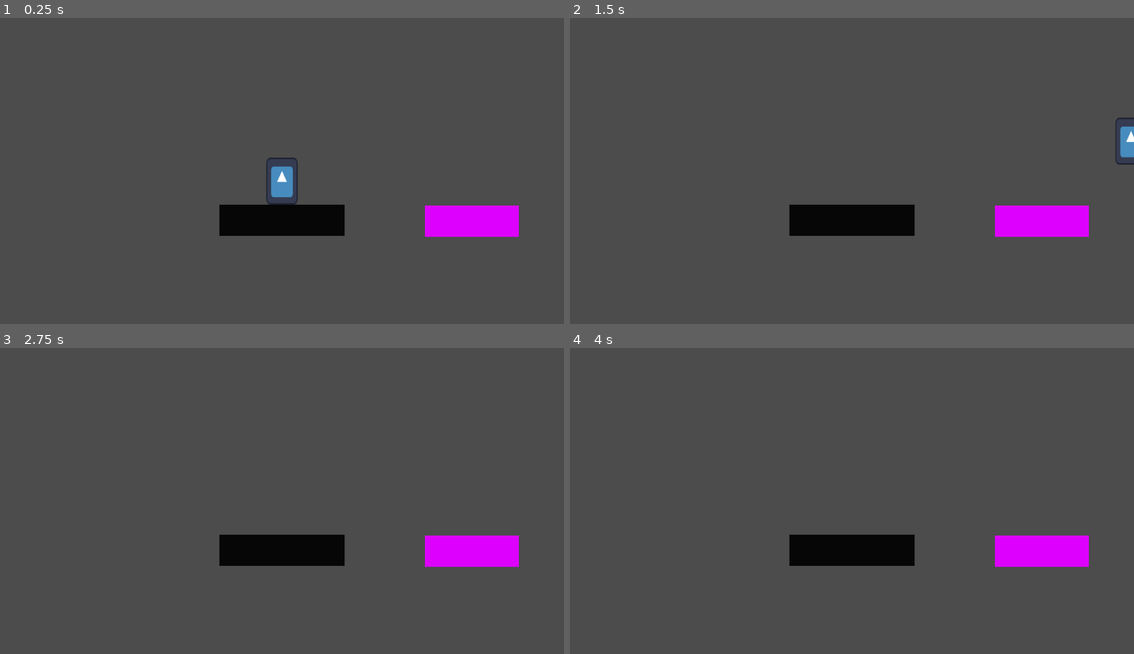
Above: before the commit, frames 1-4 (two rows, left to right).
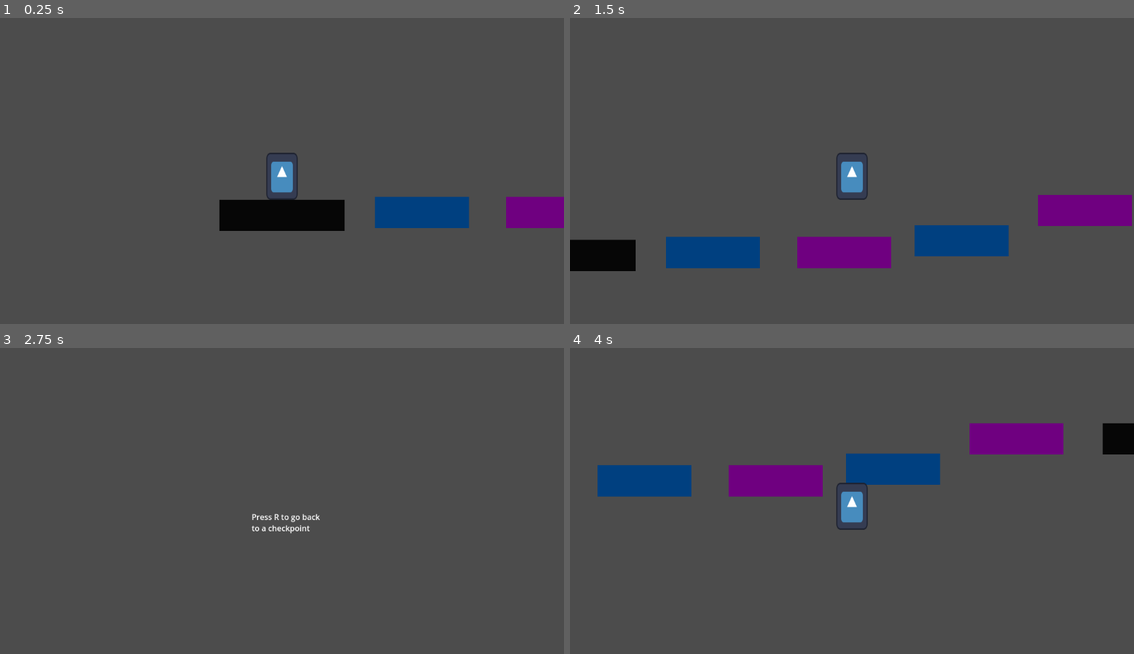
Above: after the commit, the same moments.

Repository: Smartoom/BeatBlocksPlatformer
Game: Godot game, scene res://Scenes/test_level.tscn
The game is run twice, just before and just after one commit, with the same random seed, the same clock (stepped at 60 frames per second) and the same inputs. Before the commit the project starts from res://test_level.tscn. The engine's default icon, where the game draws it, is replaced by a stand-in: a white triangle on a blue panel in a dark square.
Inputs:
- Up to frame 1 (0.25 s): no input
- Up to frame 2 (1.5 s): tap Enter at 0.5 s; hold D (Right) from 0.53 s (still down); tap Up (Up) at 0.77 s
- Up to frame 3 (2.75 s): tap Up (Up) at 1.52 s; release D (Right) at 2.03 s; hold Left (Left) from 2.03 s (still down)
- Up to frame 4 (4 s): tap R (Restart, bound only after the commit) at 2.75 s; release Left (Left) at 2.78 s; hold D (Right) from 2.78 s (still down); tap Up (Up) at 3.02, 3.77 s

The runs differ from the first frame. In frame 1, 4.8% of the frame differs, in the area x 38-100%, y 44-72%; in frame 2, 12%, in the area x 0-100%, y 32-83%; in frame 3, 4.2%; in frame 4, 12%.
Error after the commit: Cannot call method 'connect' on a null value. (res://Scripts/color_switch_block.gd:17)

Commit message:
platforms checkpoints restart prompt area

Diff:
--- /dev/null
+++ b/beatblocksplatformer2d/Scenes/check_point_area.tscn
@@ -0,0 +1,15 @@
+[gd_scene load_steps=3 format=3 uid="uid://bx1hnhn2b7vsx"]
+
+[ext_resource type="Script" uid="uid://umohdawljbbx" path="res://Scripts/check_point_area.gd" id="1_rtihe"]
+
+[sub_resource type="RectangleShape2D" id="RectangleShape2D_gbhdq"]
+size = Vector2(127, 79)
+
+[node name="CheckPointArea" type="Area2D"]
+script = ExtResource("1_rtihe")
+
+[node name="CollisionShape2D" type="CollisionShape2D" parent="."]
+position = Vector2(0.5, -12.5)
+shape = SubResource("RectangleShape2D_gbhdq")
+
+[connection signal="body_entered" from="." to="." method="_on_body_entered"]
--- a/beatblocksplatformer2d/player_body_2d.tscn
+++ b/beatblocksplatformer2d/Scenes/player_body_2d.tscn
@@ -1,6 +1,6 @@
 [gd_scene load_steps=4 format=3 uid="uid://bpgubtw7fh7nx"]
 
-[ext_resource type="Script" uid="uid://bha3eoii8jk02" path="res://player_body_2d.gd" id="1_d1l6g"]
+[ext_resource type="Script" uid="uid://bha3eoii8jk02" path="res://Scripts/player_body_2d.gd" id="1_d1l6g"]
 [ext_resource type="Texture2D" uid="uid://dprcy4mh6ptl5" path="res://icon.svg" id="1_m0wu6"]
 
 [sub_resource type="RectangleShape2D" id="RectangleShape2D_d1l6g"]
--- /dev/null
+++ b/beatblocksplatformer2d/Scenes/static_block.tscn
@@ -0,0 +1,16 @@
+[gd_scene load_steps=2 format=3 uid="uid://c2vodpblxfv33"]
+
+[sub_resource type="RectangleShape2D" id="RectangleShape2D_1c2mv"]
+size = Vector2(128, 32)
+
+[node name="StaticBlock" type="StaticBody2D"]
+
+[node name="CollisionShape2D" type="CollisionShape2D" parent="."]
+shape = SubResource("RectangleShape2D_1c2mv")
+
+[node name="ColorRect" type="ColorRect" parent="."]
+offset_left = -64.0
+offset_top = -16.0
+offset_right = 64.0
+offset_bottom = 16.0
+color = Color(0.0475577, 0.0475576, 0.0475576, 1)
--- /dev/null
+++ b/beatblocksplatformer2d/Scenes/static_block_short.tscn
@@ -0,0 +1,15 @@
+[gd_scene load_steps=3 format=3 uid="uid://iba0fqb4f2hh"]
+
+[ext_resource type="PackedScene" uid="uid://c2vodpblxfv33" path="res://Scenes/static_block.tscn" id="1_pgbdo"]
+
+[sub_resource type="RectangleShape2D" id="RectangleShape2D_7pg51"]
+size = Vector2(48, 32)
+
+[node name="StaticBlockShort" instance=ExtResource("1_pgbdo")]
+
+[node name="CollisionShape2D" parent="." index="0"]
+shape = SubResource("RectangleShape2D_7pg51")
+
+[node name="ColorRect" parent="." index="1"]
+offset_left = -24.0
+offset_right = 24.0
--- /dev/null
+++ b/beatblocksplatformer2d/Scenes/switch_block_base.tscn
@@ -0,0 +1,19 @@
+[gd_scene load_steps=3 format=3 uid="uid://bw6ddn1vqqjmy"]
+
+[ext_resource type="Script" uid="uid://bp26x4heddkif" path="res://Scripts/color_switch_block.gd" id="1_f1iqt"]
+
+[sub_resource type="RectangleShape2D" id="RectangleShape2D_eiowo"]
+size = Vector2(96, 32)
+
+[node name="SwitchBlockBase" type="StaticBody2D"]
+script = ExtResource("1_f1iqt")
+
+[node name="ColorRect" type="ColorRect" parent="."]
+z_index = -5
+offset_left = -48.0
+offset_top = -16.0
+offset_right = 48.0
+offset_bottom = 16.0
+
+[node name="CollisionShape2D" type="CollisionShape2D" parent="."]
+shape = SubResource("RectangleShape2D_eiowo")
--- /dev/null
+++ b/beatblocksplatformer2d/Scenes/switch_block_blue.tscn
@@ -0,0 +1,9 @@
+[gd_scene load_steps=2 format=3 uid="uid://bqvn07c45vqbj"]
+
+[ext_resource type="PackedScene" uid="uid://bw6ddn1vqqjmy" path="res://Scenes/switch_block_base.tscn" id="1_lixv2"]
+
+[node name="SwitchBlockBlue" instance=ExtResource("1_lixv2")]
+active = true
+
+[node name="ColorRect" parent="." index="0"]
+color = Color(0, 0.505882, 1, 1)
--- /dev/null
+++ b/beatblocksplatformer2d/Scenes/switch_block_pink.tscn
@@ -0,0 +1,8 @@
+[gd_scene load_steps=2 format=3 uid="uid://b0bwyu5xge2vl"]
+
+[ext_resource type="PackedScene" uid="uid://bw6ddn1vqqjmy" path="res://Scenes/switch_block_base.tscn" id="1_c0amg"]
+
+[node name="SwitchBlockPink" instance=ExtResource("1_c0amg")]
+
+[node name="ColorRect" parent="." index="0"]
+color = Color(0.87451, 0, 1, 1)
--- /dev/null
+++ b/beatblocksplatformer2d/Scenes/test_level.tscn
@@ -0,0 +1,102 @@
+[gd_scene load_steps=12 format=3 uid="uid://b0n6yfvxbdwvv"]
+
+[ext_resource type="PackedScene" uid="uid://bpgubtw7fh7nx" path="res://Scenes/player_body_2d.tscn" id="1_gojnm"]
+[ext_resource type="Script" uid="uid://ck8blgayaojer" path="res://Scripts/beat_emitter.gd" id="2_1c2mv"]
+[ext_resource type="AudioStream" uid="uid://bqcjohmmdbm5e" path="res://sfx/bvom.wav" id="2_sb12i"]
+[ext_resource type="PackedScene" uid="uid://bqvn07c45vqbj" path="res://Scenes/switch_block_blue.tscn" id="3_4ptq8"]
+[ext_resource type="PackedScene" uid="uid://c2vodpblxfv33" path="res://Scenes/static_block.tscn" id="4_lnbra"]
+[ext_resource type="PackedScene" uid="uid://b0bwyu5xge2vl" path="res://Scenes/switch_block_pink.tscn" id="4_sb12i"]
+[ext_resource type="PackedScene" uid="uid://iba0fqb4f2hh" path="res://Scenes/static_block_short.tscn" id="7_3ihge"]
+[ext_resource type="PackedScene" uid="uid://bx1hnhn2b7vsx" path="res://Scenes/check_point_area.tscn" id="8_6emce"]
+[ext_resource type="Script" uid="uid://dk0uusav7p0ws" path="res://Scripts/restart_checkpoint_handler.gd" id="8_lnbra"]
+
+[sub_resource type="Environment" id="Environment_gojnm"]
+background_mode = 3
+glow_enabled = true
+glow_blend_mode = 1
+
+[sub_resource type="RectangleShape2D" id="RectangleShape2D_sb12i"]
+size = Vector2(2569, 575)
+
+[node name="TestLevel" type="Node2D"]
+
+[node name="BeatEmitter" type="Node" parent="."]
+script = ExtResource("2_1c2mv")
+
+[node name="Timer" type="Timer" parent="BeatEmitter"]
+autostart = true
+
+[node name="AudioStreamPlayer2D" type="AudioStreamPlayer2D" parent="BeatEmitter"]
+stream = ExtResource("2_sb12i")
+
+[node name="WorldEnvironment" type="WorldEnvironment" parent="."]
+environment = SubResource("Environment_gojnm")
+
+[node name="PlayerBody2D" parent="." groups=["Player"] instance=ExtResource("1_gojnm")]
+
+[node name="Camera2D" type="Camera2D" parent="PlayerBody2D"]
+zoom = Vector2(2, 2)
+limit_left = -500
+limit_top = -500
+limit_right = 1500
+limit_bottom = 500
+editor_draw_limits = true
+
+[node name="Enviroment" type="Node" parent="."]
+
+[node name="StaticBlock" parent="Enviroment" instance=ExtResource("4_lnbra")]
+position = Vector2(0, 45)
+
+[node name="StaticBlock2" parent="Enviroment" instance=ExtResource("4_lnbra")]
+position = Vector2(675, -1)
+
+[node name="SwitchBlockBlue" parent="Enviroment" instance=ExtResource("3_4ptq8")]
+position = Vector2(143, 42)
+
+[node name="SwitchBlockBlue2" parent="Enviroment" instance=ExtResource("3_4ptq8")]
+position = Vector2(397, 30)
+
+[node name="SwitchBlockPink" parent="Enviroment" instance=ExtResource("4_sb12i")]
+position = Vector2(277, 42)
+
+[node name="SwitchBlockPink2" parent="Enviroment" instance=ExtResource("4_sb12i")]
+position = Vector2(523, -1)
+
+[node name="StaticBlockShort" parent="Enviroment" instance=ExtResource("7_3ihge")]
+position = Vector2(288, -247)
+
+[node name="RestartHandler" type="Node" parent="." node_paths=PackedStringArray("checkpoints")]
+script = ExtResource("8_lnbra")
+checkpoints = [NodePath("CheckPointArea"), NodePath("CheckPointArea2")]
+
+[node name="RestartPromptArea" type="Area2D" parent="RestartHandler"]
+
+[node name="CollisionShape2D" type="CollisionShape2D" parent="RestartHandler/RestartPromptArea"]
+position = Vector2(211.5, 665.5)
+shape = SubResource("RectangleShape2D_sb12i")
+
+[node name="CanvasLayer" type="CanvasLayer" parent="RestartHandler"]
+
+[node name="RichTextLabel" type="RichTextLabel" parent="RestartHandler/CanvasLayer"]
+visible = false
+z_index = 50
+anchors_preset = 8
+anchor_left = 0.5
+anchor_top = 0.5
+anchor_right = 0.5
+anchor_bottom = 0.5
+offset_left = -62.0
+offset_top = 10.0
+offset_right = 100.0
+offset_bottom = 60.0
+grow_horizontal = 2
+grow_vertical = 2
+text = "Press R to go back to a checkpoint"
+
+[node name="CheckPointArea" parent="RestartHandler" instance=ExtResource("8_6emce")]
+
+[node name="CheckPointArea2" parent="RestartHandler" instance=ExtResource("8_6emce")]
+position = Vector2(673, -48)
+
+[connection signal="timeout" from="BeatEmitter/Timer" to="BeatEmitter" method="_on_timer_timeout"]
+[connection signal="body_entered" from="RestartHandler/RestartPromptArea" to="RestartHandler" method="_on_restart_prompt_area_body_entered"]
--- /dev/null
+++ b/beatblocksplatformer2d/Scripts/beat_emitter.gd
@@ -0,0 +1,9 @@
+extends Node
+
+signal beat
+
+@onready var audioPlayer := $AudioStreamPlayer2D
+
+func _on_timer_timeout() -> void:
+	beat.emit()
+	audioPlayer.play()
--- /dev/null
+++ b/beatblocksplatformer2d/Scripts/check_point_area.gd
@@ -0,0 +1,4 @@
+extends Area2D
+
+func _on_body_entered(body: Node2D) -> void:
+	get_parent().set_new_check_point(self)
--- /dev/null
+++ b/beatblocksplatformer2d/Scripts/color_switch_block.gd
@@ -0,0 +1,34 @@
+extends StaticBody2D
+
+@onready var visual := $ColorRect
+@onready var collisionShape := $CollisionShape2D
+
+@export var darkenedColorDarkness :float = 0.5
+var darkColor : Color
+var normalColor :Color
+
+@export var active : bool
+
+func _ready() -> void:
+	normalColor = visual.color
+	darkColor = normalColor.darkened(darkenedColorDarkness)
+
+	disable()
+	get_tree().root.get_child(0).get_node("BeatEmitter").connect("beat",on_beat_change)
+
+func on_beat_change():
+	active = not active
+	if active:
+		enable()
+	else:
+		disable()
+
+func enable():
+	visual.color =  normalColor
+	collisionShape.disabled = false
+func disable():
+	visual.color = darkColor
+	collisionShape.disabled = true
+
+func _process(delta: float) -> void:
+	pass
--- /dev/null
+++ b/beatblocksplatformer2d/Scripts/restart_checkpoint_handler.gd
@@ -0,0 +1,22 @@
+extends Node
+
+@export var checkpoints:Array[Node2D]
+var last_checkpoint :int = 0
+@onready var restart_prompt := $CanvasLayer/RichTextLabel
+#var should_prompt_restart = false
+
+func _process(delta: float) -> void:
+	if Input.is_action_just_pressed("Restart"):
+		var player_node = get_tree().get_first_node_in_group("Player")
+		player_node.position = checkpoints.get(last_checkpoint).global_position
+		restart_prompt.visible = false
+
+
+func _on_restart_prompt_area_body_entered(body : Node2D) -> void:
+	restart_prompt.visible = true
+
+func set_new_check_point (new_check_point : Node2D):
+	last_checkpoint = checkpoints.find(new_check_point)
+
+func set_new_check_point_int (new_check_point:int):
+	last_checkpoint = new_check_point
--- a/beatblocksplatformer2d/beat_emitter.gd
+++ /dev/null
@@ -1,14 +0,0 @@
-extends Node
-
-signal beat
-# Called when the node enters the scene tree for the first time.
-func _ready() -> void:
-	pass # Replace with function body.
-
-
-func _process(delta: float) -> void:
-	pass
-
-
-func _on_timer_timeout() -> void:
-	beat.emit()
--- a/beatblocksplatformer2d/project.godot
+++ b/beatblocksplatformer2d/project.godot
@@ -41,3 +41,8 @@
 , Object(InputEventKey,"resource_local_to_scene":false,"resource_name":"","device":-1,"window_id":0,"alt_pressed":false …(183 unchanged characters)…
 ]
 }
+Restart={
+"deadzone": 0.2,
+"events": [Object(InputEventKey,"resource_local_to_scene":false,"resource_name":"","device":-1,"window_id":0,"alt_pressed":false,"shift_pressed":false,"ctrl_pressed":false,"meta_pressed":false,"pressed":false,"keycode":0,"physical_keycode":82,"key_label":0,"unicode":114,"location":0,"echo":false,"script":null)
+]
+}
--- a/beatblocksplatformer2d/test_level.tscn
+++ /dev/null
@@ -1,65 +0,0 @@
-[gd_scene load_steps=6 format=3 uid="uid://b0n6yfvxbdwvv"]
-
-[ext_resource type="PackedScene" uid="uid://bpgubtw7fh7nx" path="res://player_body_2d.tscn" id="1_gojnm"]
-[ext_resource type="Script" uid="uid://ck8blgayaojer" path="res://beat_emitter.gd" id="2_1c2mv"]
-
-[sub_resource type="RectangleShape2D" id="RectangleShape2D_1c2mv"]
-size = Vector2(128, 32)
-
-[sub_resource type="RectangleShape2D" id="RectangleShape2D_gojnm"]
-size = Vector2(96, 32)
-
-[sub_resource type="Environment" id="Environment_gojnm"]
-background_mode = 3
-glow_enabled = true
-glow_blend_mode = 1
-
-[node name="TestLevel" type="Node2D"]
-
-[node name="Camera2D" type="Camera2D" parent="."]
-zoom = Vector2(2, 2)
-limit_left = -500
-limit_top = -500
-limit_right = 1500
-limit_bottom = 500
-
-[node name="PlayerBody2D" parent="." instance=ExtResource("1_gojnm")]
-
-[node name="Enviroment" type="Node" parent="."]
-
-[node name="StaticBlock" type="StaticBody2D" parent="Enviroment"]
-position = Vector2(0, 45)
-
-[node name="CollisionShape2D" type="CollisionShape2D" parent="Enviroment/StaticBlock"]
-shape = SubResource("RectangleShape2D_1c2mv")
-
-[node name="ColorRect" type="ColorRect" parent="Enviroment/StaticBlock"]
-offset_left = -64.0
-offset_top = -16.0
-offset_right = 64.0
-offset_bottom = 16.0
-color = Color(0.0475577, 0.0475576, 0.0475576, 1)
-
-[node name="SwitchBlockPink" type="StaticBody2D" parent="Enviroment"]
-position = Vector2(194, 46)
-
-[node name="ColorRect2" type="ColorRect" parent="Enviroment/SwitchBlockPink"]
-offset_left = -48.0
-offset_top = -16.0
-offset_right = 48.0
-offset_bottom = 16.0
-color = Color(0.875, 0, 1, 1)
-
-[node name="CollisionShape2D" type="CollisionShape2D" parent="Enviroment/SwitchBlockPink"]
-shape = SubResource("RectangleShape2D_gojnm")
-
-[node name="WorldEnvironment" type="WorldEnvironment" parent="."]
-environment = SubResource("Environment_gojnm")
-
-[node name="BeatEmitter" type="Node" parent="."]
-script = ExtResource("2_1c2mv")
-
-[node name="Timer" type="Timer" parent="BeatEmitter"]
-wait_time = 0.7
-
-[connection signal="timeout" from="BeatEmitter/Timer" to="BeatEmitter" method="_on_timer_timeout"]
Renamed: beatblocksplatformer2d/beat_emitter.gd.uid -> beatblocksplatformer2d/Scripts/beat_emitter.gd.uid
Not shown, added: beatblocksplatformer2d/Scripts/check_point_area.gd.uid
Not shown, added: beatblocksplatformer2d/Scripts/color_switch_block.gd.uid
Renamed: beatblocksplatformer2d/player_body_2d.gd -> beatblocksplatformer2d/Scripts/player_body_2d.gd
Renamed: beatblocksplatformer2d/player_body_2d.gd.uid -> beatblocksplatformer2d/Scripts/player_body_2d.gd.uid
Not shown, added: beatblocksplatformer2d/Scripts/restart_checkpoint_handler.gd.uid
Not shown, added: beatblocksplatformer2d/organization.txt
Binary file added: beatblocksplatformer2d/plans/level concepts.png
Not shown, added: beatblocksplatformer2d/plans/level concepts.png.import
Binary file added: beatblocksplatformer2d/plans/tutorial level 1.png
Not shown, added: beatblocksplatformer2d/plans/tutorial level 1.png.import
Not shown, added: beatblocksplatformer2d/sfx/bvom.wav.import
(and 1 more such lines)
